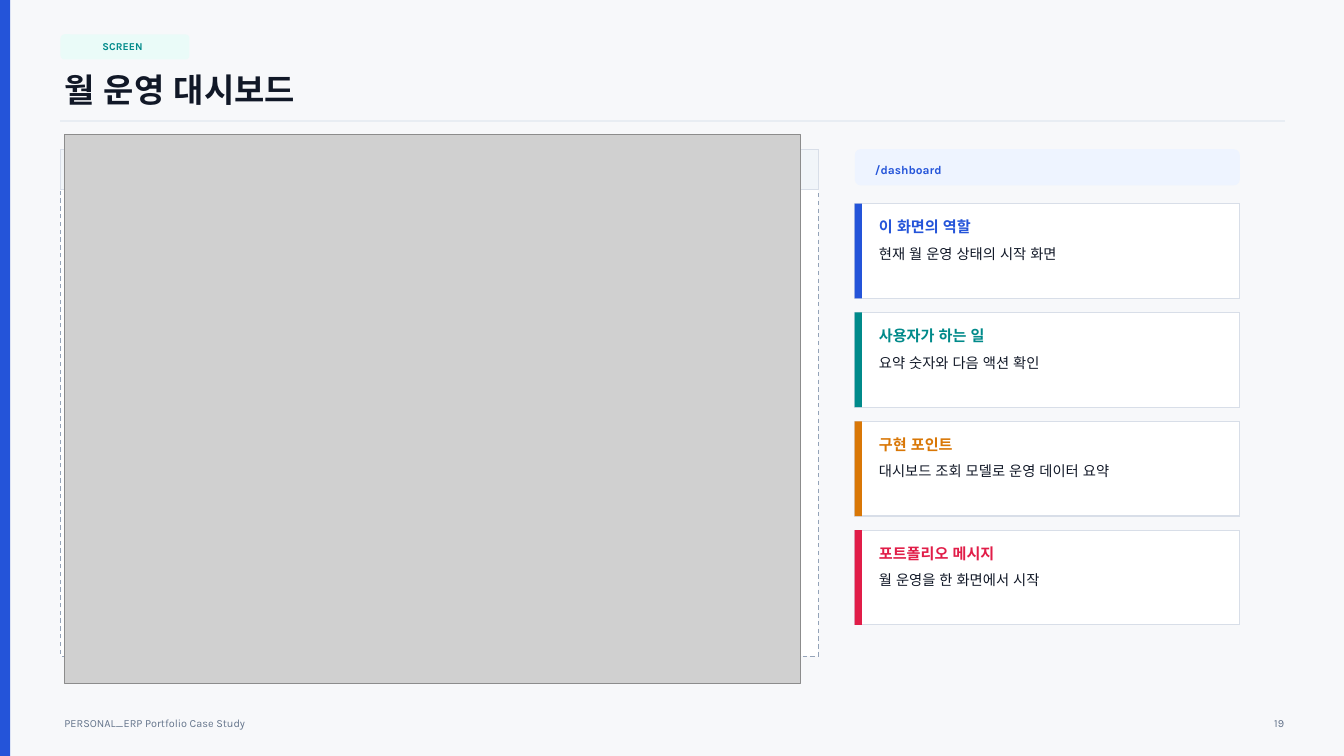
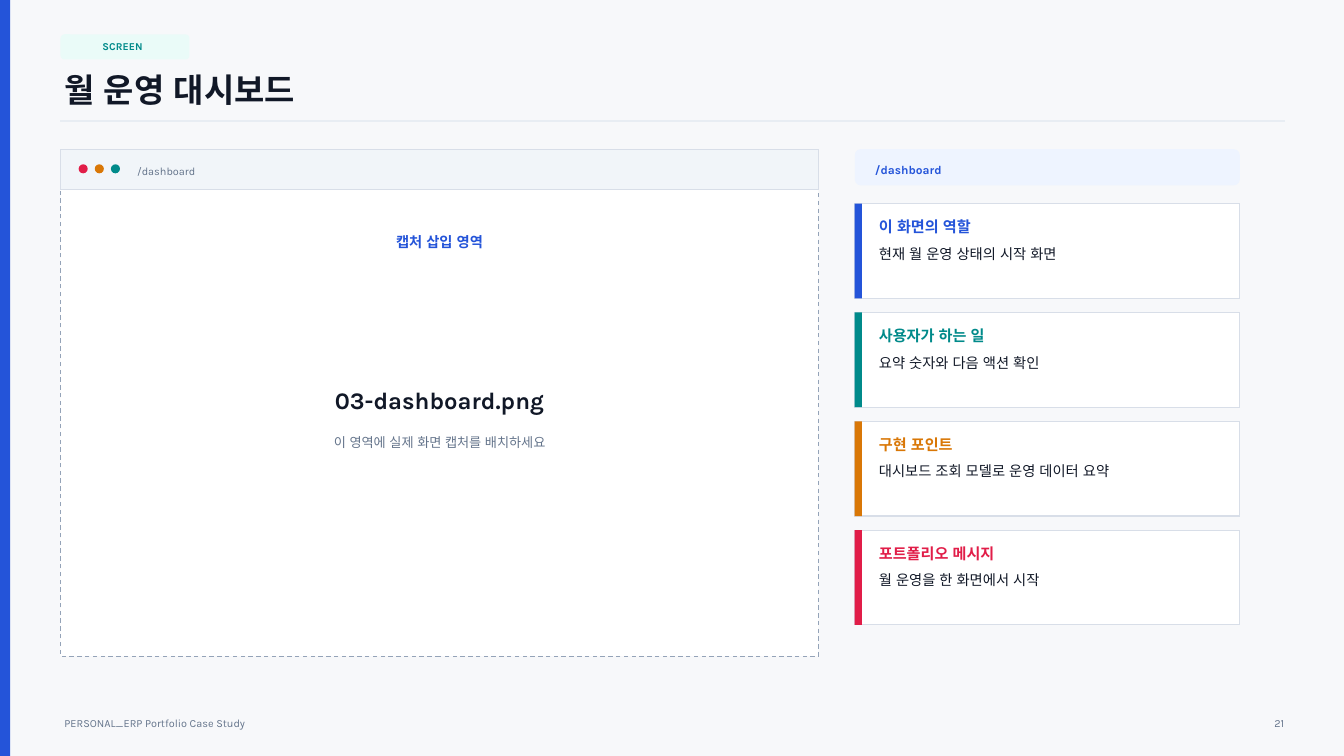
Before and after one commit to cheon0965/PERSONAL_ERP, a slide deck: slide 21 of docs/portfolio-ppt/PERSONAL_ERP_Portfolio_Case_Study.pptx (slide 19 before the commit). Drawn at 1344x756 pixels with LibreOffice and Linux fonts; fonts in the diff are those of the drawing; grey boxes stand for pictures. Boxes give left, top, right and bottom in pixels: in the first picture for what was removed or moved away, otherwise in the second. Text is boxed around its words. In the diff, an @@ line names an element or a change of style, - is before the commit and + after.

```diff
--- a/docs/portfolio-ppt/PERSONAL_ERP_Portfolio_Case_Study.pptx
+++ b/docs/portfolio-ppt/PERSONAL_ERP_Portfolio_Case_Study.pptx
@@ rectangle: place and size @@
-rectangle at bbox=[5, 0, 1344, 756]
+rectangle at bbox=[0, 0, 1344, 756]
@@ picture removed at bbox=[65, 135, 802, 684] @@
@@ ellipse added at bbox=[79, 164, 88, 173], fill #E11D48 @@
@@ ellipse added at bbox=[95, 164, 104, 173], fill #D97706 @@
@@ ellipse added at bbox=[111, 164, 120, 173], fill #008A8A @@
@@ text added at bbox=[137, 167, 195, 176], 7.8 pt, text #64748B @@
+/dashboard
@@ text added at bbox=[396, 235, 483, 249], 10.2 pt, text #2454D9, bold @@
+캡처 삽입 영역
@@ text added at bbox=[335, 392, 544, 415], 17 pt, text #111827, bold @@
+03-dashboard.png
@@ text added at bbox=[334, 436, 545, 448], 9.4 pt, text #64748B @@
+이 영역에 실제 화면 캡처를 배치하세요
@@ text at bbox=[1274, 720, 1284, 727]: text changed @@
-19
+21
```
Also in this commit, not shown: 25 other slides changed, 7 slides added, 8 slides removed, 10 other files.
